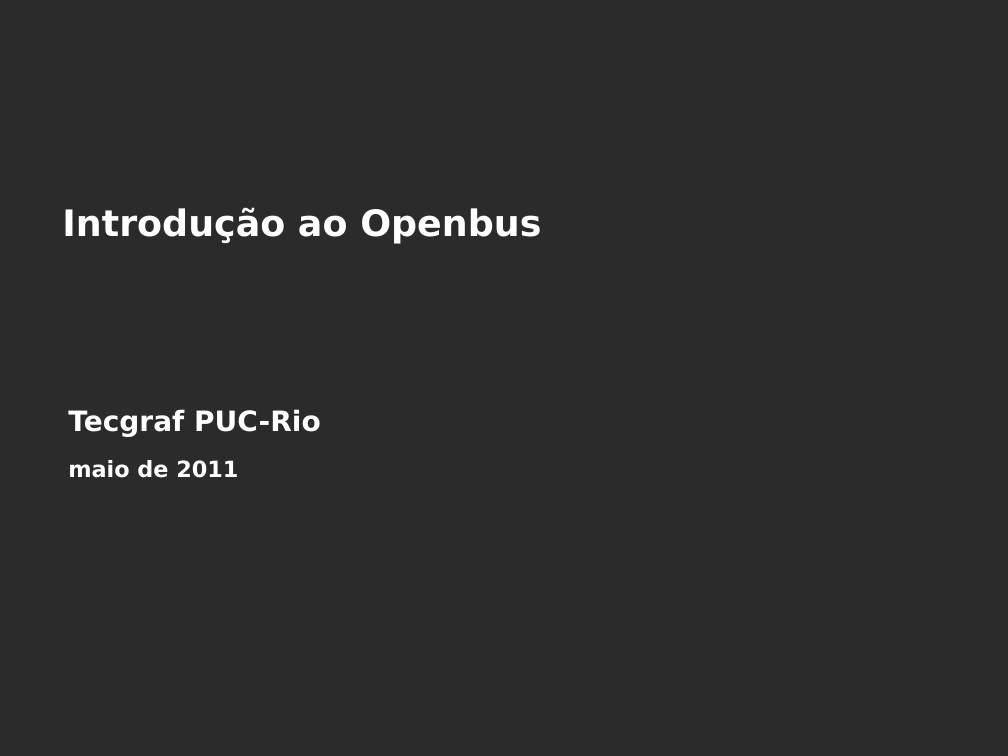
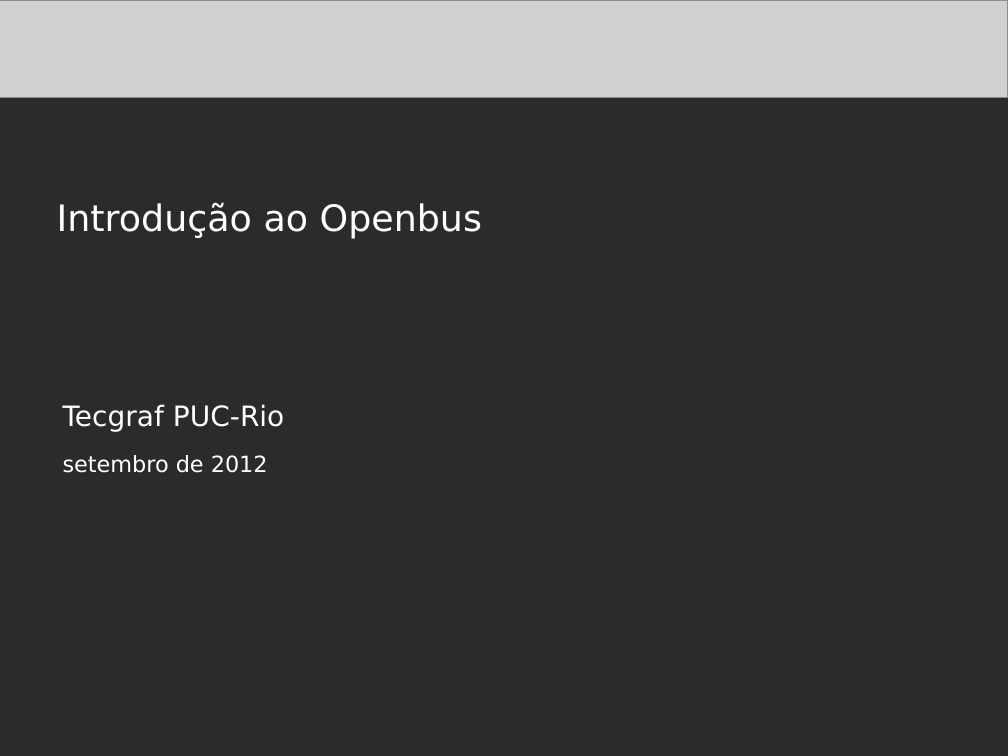
Before and after one commit to amadeubarbosa/openbus-core, a slide deck: slide 1 of docs/cursos/developer/2.OpenBus.ppt. Drawn at 1008x756 pixels with LibreOffice and Linux fonts; fonts in the diff are those of the drawing; grey boxes stand for pictures; background and template pictures are left out; a plain dark background stands for a picture behind light text. Boxes give left, top, right and bottom in pixels: in the first picture for what was removed or moved away, otherwise in the second. Text is boxed around its words. In the diff, an @@ line names an element or a change of style, - is before the commit and + after.

Commit message:
OPENBUS-2030 Revisar os slides do curso

```diff
--- a/docs/cursos/developer/2.OpenBus.ppt
+++ b/docs/cursos/developer/2.OpenBus.ppt
@@ picture added at [0,0,1008,98] @@
@@ text "Introdução ao Openbus" at [57,202,482,239]: bold off; indent changed @@
@@ text "Tecgraf PUC-Rio" at [63,404,284,432]: bold off; indent changed @@
@@ text at [63,455,268,473]: text changed; bold off @@
-maio de 2011
+setembro de 2012
```
Also in this commit, not shown: 18 other slides changed, 1 slide added, 1 slide removed, 1 other file.
